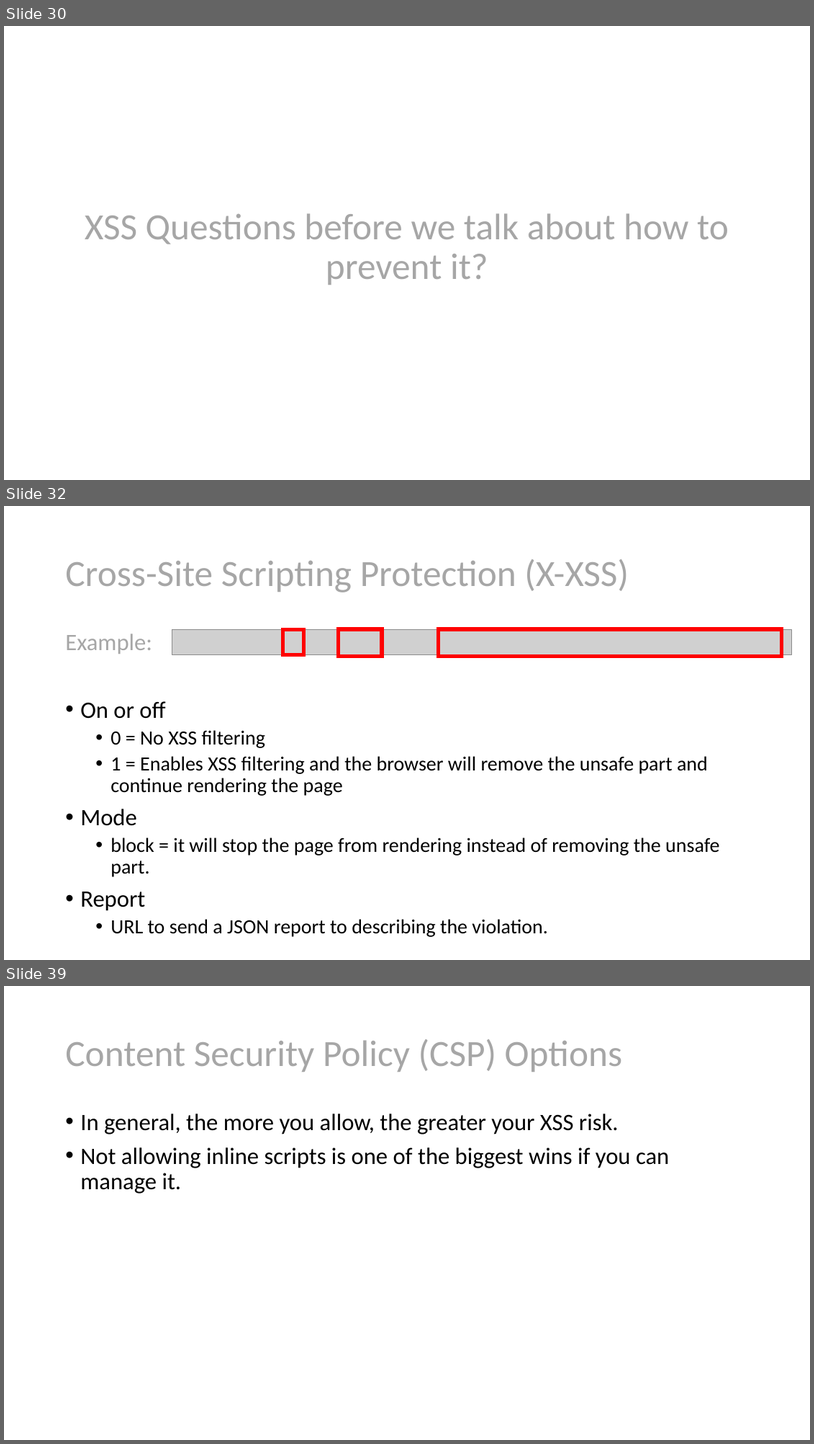
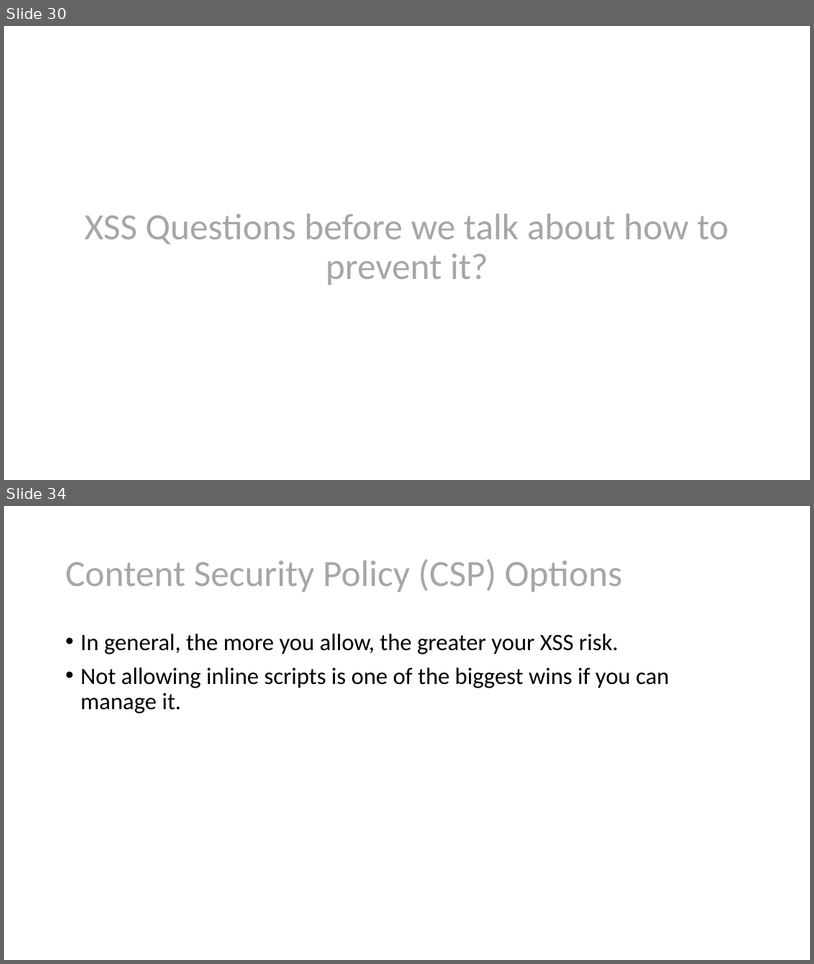
Before and after one commit to scottsauber/security-headers-talk, a slide deck: Security Headers Explained.pptx. Shown one above the other, each under a label of ours: slides 30, 32 and 39 before the commit, slides 30 and 34 after it; the slides between them are not shown. The pictures are 814x1444 and 814x964 pixels, drawn with LibreOffice and Linux fonts; fonts in the diff are those of the drawing; grey boxes stand for pictures. Boxes give left, top, right and bottom in pixels: in the first picture for what was removed or moved away, otherwise in the second. Text is boxed around its words. In the diff, an @@ line names an element or a change of style, - is before the commit and + after.

```diff
--- a/Security Headers Explained.pptx
+++ b/Security Headers Explained.pptx
@@ slide 32 removed at (x1=4, y1=506, x2=810, y2=960), background #FFFFFF @@
@@ title removed at (x1=65, y1=559, x2=629, y2=592) @@
-Cross-Site Scripting Protection (X-XSS)
@@ text removed at (x1=65, y1=633, x2=720, y2=937) @@
-Example:
-• On or off
-  • 0 = No XSS filtering
-  • 1 = Enables XSS filtering and the browser will remove the unsafe part and continue rendering the page
-• Mode
-  • block = it will stop the page from rendering instead of removing the unsafe part.
-• Report
-  • URL to send a JSON report to describing the violation.
@@ picture removed at (x1=172, y1=629, x2=792, y2=655) @@
@@ rectangle removed at (x1=283, y1=629, x2=304, y2=655) @@
@@ rectangle removed at (x1=339, y1=629, x2=382, y2=656) @@
@@ rectangle removed at (x1=438, y1=629, x2=782, y2=656) @@
@@ what was slide 39 is now slide 34 @@
```
Also in this commit, not shown: 10 slides changed, 4 other slides removed, 2 other files.
